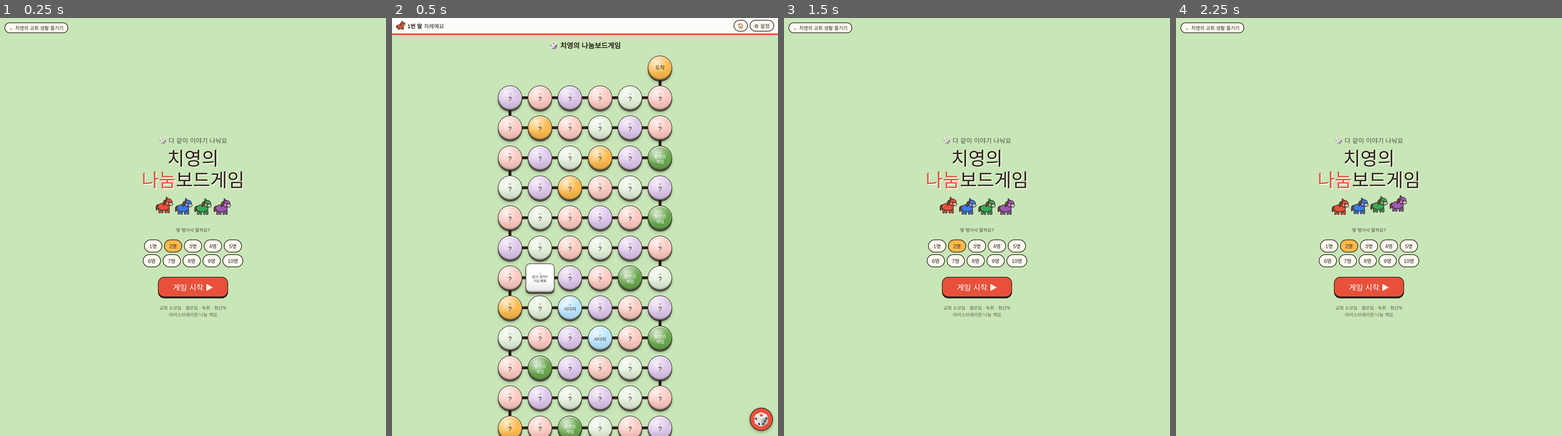
Above: before the commit, frames 1-4 (left to right).
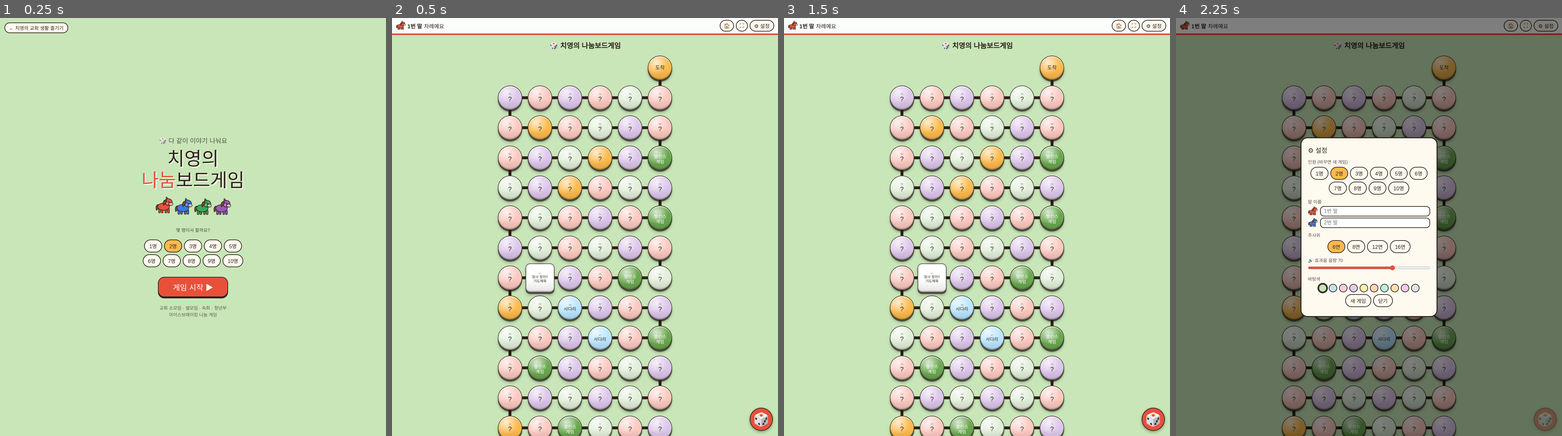
Above: after the commit, the same moments.

Repository: zidane7-creator/nanum-boardgame
Game: browser game, page board/index.html
Two runs of this game, one before a commit and one after it. Both use one fixed random seed, a clock stepped at 60 frames per second and the inputs below.
Inputs (mouse positions are in pixels of both pictures, inside the frame that each line leads up to):
- Up to frame 1 (0.25 s): no input
- Up to frame 2 (0.5 s): click "게임 시작 ▶" at 0.27 s
- Up to frame 3 (1.5 s): click "🏠" (after the commit: "⛶") at 1.27 s
- Up to frame 4 (2.25 s): click (1546, 419) at 1.87 s, where only the run after the commit has a clickable "🎲"; click (1546, 26) at 2.02 s, where only the run after the commit has a clickable "⚙ 설정"

Frame 1 is identical in both runs. In frame 2, less than 0.1% of the frame differs, in the area x 84-92%, y 0-4%; in frame 3, 30%; in frame 4, 99%, in the area x 0-100%, y 0-100%.

Commit message:
보드게임: 밸런스 게임 질문 매번 새로 뽑기, 전체화면 버튼
Co-Authored-By: Claude Opus 5.5 <noreply@anthropic.com>

Diff:
--- a/board/index.html
+++ b/board/index.html
@@ -3,6 +3,8 @@
 <meta name="viewport" content="width=device-width, initial-scale=1, viewport-fit=cover">
 <title>치영의 나눔보드게임 | 교회 소모임·셀모임·속회 아이스브레이킹 나눔 게임</title>
 <meta name="apple-mobile-web-app-title" content="나눔보드게임">
+<meta name="apple-mobile-web-app-capable" content="yes">
+<meta name="mobile-web-app-capable" content="yes">
 <meta name="description" content="교회 소모임, 셀모임, 속회, 청년부 모임에서 바로 쓰는 무료 아이스브레이킹 나눔 보드게임. 주사위를 굴리며 '나에 대해', '하나님과 나' 나눔 질문과 밸런스 게임으로 서로를 알아가요. 설치 없이 휴대폰으로 바로 시작.">
 <meta name="keywords" content="교회 소모임, 교회 아이스브레이킹, 교회 속회, 교회 셀모임, 교회 나눔, 나눔, 나눔 질문, 소그룹 나눔, 청년부 게임, 셀모임 게임, 아이스브레이킹 게임, 나눔 보드게임">
 <link rel="canonical" href="https://zidane7-creator.github.io/nanum-boardgame/board/">
@@ -88,14 +90,14 @@
 #hc{max-width:330px}#hc button{min-width:56px}
 #go{font-size:24px;padding:12px 44px;margin-top:14px;background:#e8503a;color:#fff;box-shadow:0 4px 0 #2b2118}
 #go:active{transform:translateY(3px);box-shadow:0 1px 0 #2b2118}
-.tb{display:flex;gap:6px}#homeb{padding:4px 10px}
+.tb{display:flex;gap:6px}#homeb,#fs{padding:4px 10px}#fs{font-size:18px;line-height:1}
 .back{position:absolute;top:calc(14px + env(safe-area-inset-top,0px));left:14px;color:#2b2118;text-decoration:none;font-size:15px;background:#fffaf0;border:2px solid #2b2118;border-radius:16px;padding:4px 12px}
 .hi{font-size:14px;opacity:.7;margin:14px 0 0;line-height:1.5}
 .about{margin:28px 6px 0;padding:18px 18px 10px;background:rgba(255,250,240,.75);border:2px solid #2b2118;border-radius:18px;text-align:left;font-size:15px;line-height:1.6;word-break:keep-all}
 .about h2{font-size:19px;margin:0 0 6px}.about h3{font-size:16px;margin:14px 0 4px}.about ul{padding-left:20px;margin:0 0 8px}
 </style></head><body><div class="wrap">
 <h1>🎲 치영의 나눔보드게임</h1>
-<div id="top"><div id="status"></div><div class="tb"><button id="homeb" aria-label="홈 화면">🏠</button><button id="gear">⚙ 설정</button></div></div>
+<div id="top"><div id="status"></div><div class="tb"><button id="homeb" aria-label="홈 화면">🏠</button><button id="fs" aria-label="전체화면" title="전체화면" hidden>⛶</button><button id="gear">⚙ 설정</button></div></div>
 <div id="set"><div class="card" style="max-width:380px;max-height:88vh;overflow:auto;text-align:left"><div style="font- …(600 unchanged characters)…
 <button id="roll" aria-label="주사위 던지기">🎲</button><div id="big"></div><audio id="bgm" loop preload="none"></audio>
 <div id="board"></div>
@@ -124,7 +126,7 @@
 let np=2,pos=[],turn=0,skip=[],busy=false,pawns=[],seen=[],again=false,sides=6,balQ={},names=Array(10).fill("");
 const $=id=>document.getElementById(id),sleep=ms=>new Promise(r=>setTimeout(r,ms));
 function place(k){const p=xy(pos[k]),a=6.283*k/np,rr=np>1?9:0,el=pawns[k];el.style.left="calc("+p[0]+"% + "+(Math.cos(a)*rr).toFixed(1)+"px - 3.75%)";el.style.top="calc("+p[1]+"% + "+(Math.sin(a)*rr-6).toFixed(1)+"px - 3.75%)"}
-function start(n){np=n;pos=Array(n).fill(0);skip=Array(n).fi …(80 unchanged characters)… m({length:n},()=>new Set());again=false;{const pool=[...BAL].sort(()=>Math.random()-.5);let j=0;T.forEach((t,i)=>{if(t.k=="b")balQ[i]=pool[j++%pool.length]})}T.forEach((t,i)=>{if(COL[t.k]){tiles[i]. …(66 unchanged characters)…
+function start(n){np=n;pos=Array(n).fill(0);skip=Array(n).fi …(80 unchanged characters)… m({length:n},()=>new Set());again=false;balDeck=[];T.forEach((t,i)=>{if(COL[t.k]){tiles[i]. …(66 unchanged characters)…
 for(let k=0;k<n;k++){const e=document.createElement("div");e.className="pawn";e.innerHTML=horse(PC[k]);board.appendChild(e);pawns.push(e);place(k)}
 $("pc").innerHTML="";[1,2,3,4,5,6,7,8,9,10].forEach(m=>{const b=document.createElement("button");b.textContent=m+"명";if(m==n)b.className="on";b.onclick=()=>{if(!busy)start(m)};$("pc").appendChild(b)});
 $("roll").disabled=false;renderNames();say()}
@@ -168,6 +170,9 @@
 function say(){$("status").innerHTML=chip(turn)+"<b>"+nm(turn)+"</b> 차례예요";$("top").style.borderBottomColor=PC[turn]}
 function ask(tag,q){return new Promise(res=>{$("mt").textContent=tag;$("mq").textContent=q;$("modal").classList.add("show");$("ok").onclick=()=>{$("modal").classList.remove("show");res()}})}
 async function next(){turn=(turn+1)%np;say();busy=false;$("roll").disabled=false}
+// balance game: a new question every time; goes through all of them before any repeats
+let balDeck=[],balLast="";
+function drawBal(){if(!balDeck.length){balDeck=[...BAL];for(let i=balDeck.length-1;i>0;i--){const j=Math.floor(Math.random()*(i+1));[balDeck[i],balDeck[j]]=[balDeck[j],balDeck[i]]}if(balDeck[balDeck.length-1]==balLast)balDeck.unshift(balDeck.pop())}return balLast=balDeck.pop()}
 const PIP={1:[4],2:[0,8],3:[0,4,8],4:[0,2,6,8],5:[0,2,4,6,8],6:[0,2,3,5,6,8]};
 // face index -> value on a standard die (opposites sum to 7); SHOW = [rotateX, rotateZ] that brings face index to the TOP
 const STD=[1,2,3,4,5,6],SHOW=[[90,0],[0,-90],[0,0],[180,0],[0,90],[-90,0]];
@@ -188,7 +193,7 @@
 let t=T[pos[turn]];
 if(pos[turn]==N-1){await ask("🎉 도착!",nm(turn)+" — 가장 먼저 도착했어요!");$("status").innerHTML=chip(turn)+"🏆 <b>"+nm(turn)+"</b> 우승!";busy=false;return}
 if(t.k=="l"&&pos[turn]==L[0]){await ask("사다리","🪜 사다리를 타고 앞으로 쭉!");pos[turn]=L[1];place(turn);scrollToPawn(turn);await sleep(500);t=T[pos[turn]]}
-else if(t.k=="b")await ask("밸런스 게임",balQ[pos[turn]].split(" vs ").join("\nVS\n"));
+else if(t.k=="b")await ask("밸런스 게임",drawBal().split(" vs ").join("\nVS\n"));
 else if(t.k=="r")await ask("잠시 정지","🙏 기도제목을 나눠요! 주사위가 남았어도 여기서 멈춰요.")
 else if(t.k!="l"){const rep=COL[t.k]&&seen[turn].has(t.t);await ask(rep?"앞에서 나온 질문! 주사위를 한 번 더 던져요 🎲":TAG[t.k],t.t);if(COL[t.k]){seen[turn].add(t.t);tiles[pos[turn]].textContent=t.t;tiles[pos[turn]].style.fontSize="";if(rep)again=true}}
 if(again){again=false;await sleep(300);doRoll()}else next()}
@@ -204,6 +209,14 @@
 let hn=np;$("hp").innerHTML=[0,1,2,3].map(k=>"<span>"+horse(PC[k])+"</span>").join("");
 function renderHome(){$("hc").innerHTML="";for(let m=1;m<=10;m++){const b=document.createElement("button");b.textContent=m+"명";if(m==hn)b.className="on";b.onclick=()=>{hn=m;renderHome()};$("hc").appendChild(b)}}
 renderHome();
+// ---- fullscreen toggle (hidden where the browser can't do it, e.g. iPhone Safari) ----
+{const de=document.documentElement,b=$("fs"),req=de.requestFullscreen||de.webkitRequestFullscreen,
+ cur=()=>document.fullscreenElement||document.webkitFullscreenElement,
+ exit=()=>(document.exitFullscreen||document.webkitExitFullscreen).call(document),
+ sync=()=>{const on=!!cur();b.textContent=on?"🗗":"⛶";b.title=b.ariaLabel=on?"전체화면 끄기":"전체화면"};
+ if(req&&(document.fullscreenEnabled||document.webkitFullscreenEnabled)){b.hidden=false;
+  b.onclick=()=>{try{const p=cur()?exit():req.call(de);if(p&&p.catch)p.catch(()=>{})}catch(e){}};
+  document.addEventListener("fullscreenchange",sync);document.addEventListener("webkitfullscreenchange",sync);sync()}}
 // ---- BGM + volume sliders ----
 // BGM: put a music file you are allowed to use next to this page and set its name here (e.g. "bgm.mp3")
 const BGM_SRC="";
